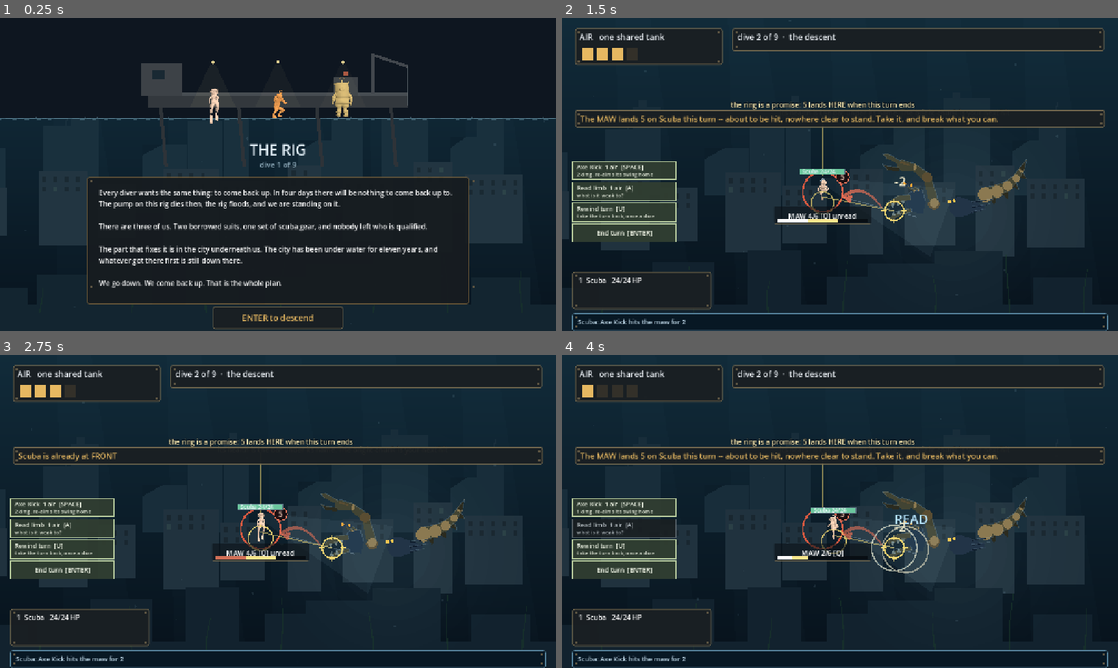
Above: before the commit, frames 1-4 (two rows, left to right).
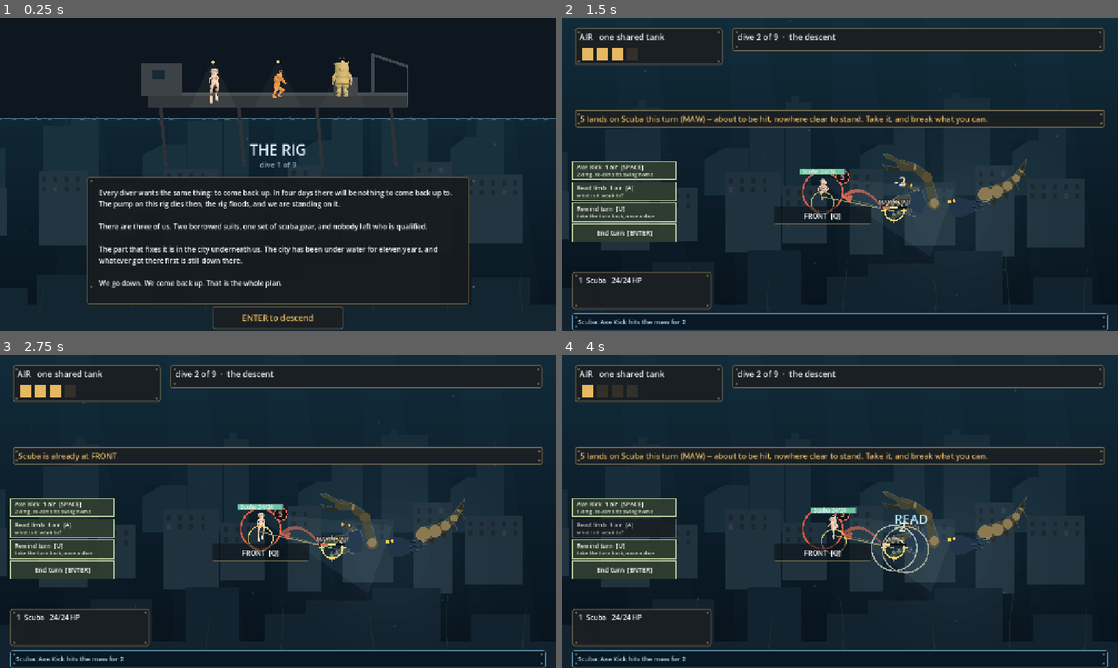
Above: after the commit, the same moments.

Repository: ImmortalDemonGod/salvage
Game: Godot game, scene res://game/main.tscn
Same seed, same stepped clock (60 frames per second), same inputs: the game is played once before the commit and once after it.
Inputs (mouse positions are in pixels of both pictures, inside the frame that each line leads up to):
- Up to frame 1 (0.25 s): no input
- Up to frame 2 (1.5 s): tap Enter at 0.5 s; move the mouse to (962, 158) at 0.52 s; hold Right 0.53-1.25 s; tap 1 at 0.6 s; click (962, 158) at 0.67 s; tap Space at 0.77 s; drag from (728, 190) to (812, 237) at 1.27 s
- Up to frame 3 (2.75 s): move the mouse to (333, 442) at 2.02 s; hold Right from 2.03 s (still down); tap 3 at 2.1 s
- Up to frame 4 (4 s): release Right at 2.75 s; drag from (812, 574) to (673, 464) at 2.77 s; move the mouse to (1006, 558) at 3.52 s; hold A from 3.53 s (still down); tap Q at 3.6 s; tap Space at 3.77 s

The runs differ from the first frame. In frame 1, 0.8% of the frame differs, in the area x 37-64%, y 12-34%; in frame 2, 1.7%, in the area x 3-79%, y 26-66%; in frame 3, 0.8%; in frame 4, 1.6%.

Commit message:
places are plates, wounds are the creature's own, and the voices stop arguing
Round two of the cold reads (19 blockers down from the first round's
field, but real) converged on one semantic flaw: a limb bar at a
station reads as belonging to whoever stands there. Split: the ground
plate now says only WHERE TO STAND (station and key), and the limb's
name, health, preview chunk and discovered trait draw ON the creature
at the limb itself. The rest of the round: the banner speaks the
badge's number (summed incoming, attackers named) so the two can
never disagree; 'nothing to hit here' became 'nothing in reach from
this station' because it sat above three visible limbs; teach lines
hold their tongue while the urgent banner speaks; a downed diver
leaves the board (down means surfaced, and the ghost contradicted the
roster); the windup badge rides clear of nameplates; the way-out label
stops poking out from behind the banner; both lock goals speak the
banner's exact language; the transition card no longer fades in over
the deck's own title; and the squad stands ON the deck.

Diff:
--- a/game/main.gd
+++ b/game/main.gd
@@ -115,6 +115,8 @@
 	_taught[key] = {"t": _clock, "at": anchor, "text": text}
 
 func _draw_teach() -> void:
+	if ui_step != null and ui_step.get_parent().visible:
+		return
 	var df: Font = ThemeDB.fallback_font
 	for key in _taught.keys():
 		var tc: Dictionary = _taught[key]
@@ -771,7 +773,7 @@
 				break
 		if safe_far >= 0 and combat.can_move_now(int(d.id)):
 			_hint_station = safe_far
-			return "Nothing to hit here. Move to the glowing plate (press %s), or click it.%s" % [
+			return "Nothing in reach from this station. Move to the glowing plate (press %s), or click it.%s" % [
 				["Q", "W", "E", "R", "T"][safe_far],
 				" Moving is free." if combat.move_cost(int(d.id)) == 0 else " A second move costs 1 air."]
 		return "Press ENTER to end the turn."
@@ -830,6 +832,21 @@
 # unthreatened, EMPTY and affordable, and an attack is only offered as an
 # alternative if it actually stops the hit.
 func _incoming(d) -> String:
+	var total := 0
+	var who: Array = []
+	for it in combat.locked:
+		if int(combat.limb_stun[int(it.limb)]) > 0 or combat.limb_broken[int(it.limb)]:
+			continue
+		if int(d.station) in it.stations:
+			total += int(it.dmg)
+			var nm := String(combat.LIMB_NAMES[int(it.limb)]).to_upper()
+			if not (nm in who):
+				who.append(nm)
+	if total > 0:
+		return "%d lands on %s this turn (%s)" % [total, d.dname, ", ".join(who)]
+	return _incoming_old(d)
+
+func _incoming_old(d) -> String:
 	for it in combat.intents():
 		if int(combat.limb_stun[int(it.limb)]) > 0 or combat.limb_broken[int(it.limb)]:
 			continue
@@ -944,9 +961,9 @@
 		if run.puzzle.solved():
 			want = "the way out is open"
 		elif run.puzzle.stage == 2:
-			want = "The way out sits above chamber A. Fill A, keep B dry."
+			want = "The way out sits above chamber A. Fill A to the line; B must end dry."
 		else:
-			want = "The way out is above the waterline. Fill the chamber to the top."
+			want = "The way out is above the waterline. Fill the chamber to the line."
 		ui_scene.text = want
 		var vk := ["1", "2", "3", "4"]
 		var labels: Array = []
@@ -1097,7 +1114,7 @@
 		var bgr: ColorRect = mk.get_node("bar_bg")
 		var flr: ColorRect = mk.get_node("bar_fill")
 		var lb0: int = combat.STATION_LIMB[i]
-		var show_bar: bool = lb0 >= 0 and not combat.limb_broken[lb0]
+		var show_bar := false
 		bgr.visible = show_bar
 		flr.visible = show_bar
 		if show_bar:
@@ -1128,31 +1145,12 @@
 		# invisible.
 		var lb: int = combat.STATION_LIMB[i]
 		var lbl: Label = ui_stations[i].get_node("label")
-		if lb < 0:
-			lbl.text = "%s  [%s]" % [Combat.STATION_NAMES[i], String(keys2[i])]
-		elif combat.limb_broken[lb]:
-			lbl.text = "%s BROKEN" % String(combat.LIMB_NAMES[lb]).to_upper()
-		else:
-			var maxhp: int = int((combat.enc.limbs[lb] as Dictionary).hp)
-			# one suffix, not a pile: SHUT outranks the read hint while it
-			# lasts (a stunned limb is not the one you are deciding about),
-			# which is also what keeps the line inside the chip
-			var suffix := ""
-			if int(combat.limb_stun[lb]) > 0:
-				suffix = " SHUT %d" % int(combat.limb_stun[lb])
-			elif not combat.known(lb):
-				suffix = " unread"
-			else:
-				# the read's finding, at the limb it describes, in the
-				# compact form: the far corner panel it replaces made a
-				# reviewer hunt for which limb it meant
-				match combat.trait_of(lb):
-					"brittle": suffix = " x2"
-					"plated": suffix = " armor"
-					"leaking": suffix = " +2 air"
-					"pressurised": suffix = " bursts"
-			lbl.text = "%s %d/%d [%s]%s" % [String(combat.LIMB_NAMES[lb]).to_upper(),
-				int(combat.limb_hp[lb]), maxhp, String(keys2[i]), suffix]
+		# the plate is the STATION: where a diver can stand, and the key
+		# that walks there. The limb's name, health and trait draw on the
+		# creature at the limb itself (_draw_limb_bars): two rounds of
+		# cold reads proved a limb bar at a station reads as belonging to
+		# whoever stands there
+		lbl.text = "%s  [%s]" % [Combat.STATION_NAMES[i], String(keys2[i])]
 	# A cut line must READ as a cut line. This showed "AIR 3 / 3" after the
 	# umbilical rule fired, so the pool and its ceiling shrank together and
 	# the player could not tell anything had been taken from them.
@@ -1547,7 +1545,7 @@
 	# the graduations, so "2 of 3" is countable and not just a bar
 	for m in range(1, cap):
 		var y: float = at.y + tall - tall * (float(m) / float(cap))
-		draw_line(Vector2(at.x, y), Vector2(at.x + 14, y), Color(0.55, 0.66, 0.74), 1.0)
+		draw_line(Vector2(at.x, y), Vector2(at.x + 14, y), Color(0.55, 0.66, 0.74, 0.35), 1.0)
 	var f: Font = ThemeDB.fallback_font
 	# above the tank, clear of the pipes that run below it
 	# under the tank, where nothing else is written
@@ -1569,8 +1567,8 @@
 		var x0: float = at.x + wide * float(i) / 16.0
 		draw_line(Vector2(x0, at.y + 26), Vector2(x0 + wide / 16.0, at.y + 26),
 			Color(0.86, 0.78, 0.42, 0.75), 2.0)
-	draw_string(f, at + Vector2(0, -74), "the way out" + ("  OPEN" if is_open else "  ·  fill to this line"),
-		HORIZONTAL_ALIGNMENT_LEFT, -1, 18, OPEN_C if is_open else Color(0.86, 0.78, 0.42))
+	draw_string(f, at + Vector2(6, 44), "the way out" + ("  OPEN" if is_open else "  ·  fill to this line"),
+		HORIZONTAL_ALIGNMENT_LEFT, -1, 16, OPEN_C if is_open else Color(0.90, 0.82, 0.48))
 
 func _valve_pos(i: int) -> Vector2:
 	var p = run.puzzle
@@ -1637,8 +1635,10 @@
 			Color(0.92, 0.86, 0.60, 0.05 + 0.02 * sin(_clock * 1.7 + lp)))
 	# the squad at stage scale, spaced like a poster, not a chess row
 	for i in range(3):
-		_draw_baked(i, Vector2(dx + 152.0 + float(i) * 148.0, surf - 6.0) + fx.idle(i), 0.26)
+		_draw_baked(i, Vector2(dx + 152.0 + float(i) * 148.0, surf - 52.0) + fx.idle(i), 0.26)
 	var b: Dictionary = run.current()
+	if _dive > 0.0:
+		return
 	var title := String(b.get("title", "")).to_upper()
 	draw_string(f, Vector2(w.x * 0.5 - 300.0, surf + 84.0), title,
 		HORIZONTAL_ALIGNMENT_CENTER, 600.0, 34, Color(0.88, 0.93, 0.96))
@@ -1892,7 +1892,7 @@
 				# it bites where it stands: ring the station instead
 				var rr: float = 56.0 + 5.0 * pulse
 				draw_arc(dst, rr, 0, TAU, 40, Color(0.98, 0.46, 0.34, 0.45 + 0.45 * pulse), 5.0)
-				var pip0: Vector2 = dst + Vector2(46.0, -34.0)
+				var pip0: Vector2 = dst + Vector2(0.0, -64.0)
 				if int(st) in drawn:
 					continue
 				drawn.append(int(st))
@@ -2184,6 +2184,59 @@
 				var th: float = 0.5 + 0.5 * sin(_clock * 3.4)
 				draw_circle(at, 17.0 + 4.0 * th, Color(0.98, 0.70, 0.30, 0.18 + 0.20 * th))
 				draw_circle(at, 8.0, Color(0.98, 0.78, 0.40, 0.55 + 0.30 * th))
+
+# the limb readout lives ON the creature at the limb it describes: name,
+# bar, and the read's finding in compact form. Drawn, not a Control, so
+# it rides the z-order of the board it belongs to.
+func _draw_limb_bars() -> void:
+	var df: Font = ThemeDB.fallback_font
+	for lb in range(combat.limb_hp.size()):
+		var st := -1
+		for s2 in range(5):
+			if combat.STATION_LIMB[s2] == lb:
+				st = s2
+		if st < 0:
+			continue
+		var at: Vector2 = _limb_at(lb)
+		if combat.limb_broken[lb]:
+			draw_string(df, at + Vector2(-34, -14), "BROKEN", HORIZONTAL_ALIGNMENT_LEFT, -1, 13,
+				Color(0.60, 0.66, 0.70, 0.9))
+			continue
+		var mx: float = float(int((combat.enc.limbs[lb] as Dictionary).hp))
+		var fr: float = clampf(float(combat.limb_hp[lb]) / max(1.0, mx), 0.0, 1.0)
+		var suffix := ""
+		if int(combat.limb_stun[lb]) > 0:
+			suffix = "  SHUT %d" % int(combat.limb_stun[lb])
+		elif not combat.known(lb):
+			suffix = "  [A]?"
+		else:
+			match combat.trait_of(lb):
+				"brittle": suffix = "  x2"
+				"plated": suffix = "  armor"
+				"leaking": suffix = "  +2 air"
+				"pressurised": suffix = "  bursts"
+		var label := "%s %d%s" % [String(combat.LIMB_NAMES[lb]).to_upper(), int(combat.limb_hp[lb]), suffix]
+		var tw: float = df.get_string_size(label, HORIZONTAL_ALIGNMENT_LEFT, -1, 13).x
+		var tx: float = clampf(at.x - tw * 0.5, 8.0, 1280.0 - tw - 8.0)
+		for off in [Vector2(1, 1), Vector2(-1, -1)]:
+			draw_string(df, Vector2(tx, at.y - 16.0) + off, label, HORIZONTAL_ALIGNMENT_LEFT, -1, 13,
+				Color(0.02, 0.05, 0.08, 0.9))
+		draw_string(df, Vector2(tx, at.y - 16.0), label, HORIZONTAL_ALIGNMENT_LEFT, -1, 13,
+			Color(0.98, 0.88, 0.82))
+		var bw := 56.0
+		var bx: float = at.x - bw * 0.5
+		draw_rect(Rect2(Vector2(bx - 1, at.y - 11), Vector2(bw + 2, 7)), Color(0.03, 0.05, 0.07, 0.92))
+		var bcol := BAR_LIMB.lerp(Color(1, 1, 1), fx.limb_flash(lb))
+		draw_rect(Rect2(Vector2(bx, at.y - 10), Vector2(bw * fr, 5)), bcol)
+		# the preview chunk: what the selected diver's SPACE would remove
+		var ds = combat.divers[selected]
+		if not ds.down and combat.target_limb(ds) == lb and combat.outcome == "ongoing":
+			var ef: Dictionary = combat.effect_at(ds, 0, combat.tier_for(ds))
+			var would: int = combat._after_trait(lb, int(ef.dmg))
+			if would > 0:
+				var wf: float = clampf(float(would) / max(1.0, mx), 0.0, fr)
+				draw_rect(Rect2(Vector2(bx + bw * (fr - wf), at.y - 10), Vector2(bw * wf, 5)),
+					Color(0.99, 0.90, 0.55))
 
 func _draw_bars() -> void:
 	# The limb bars used to be painted on the board, and the station tags
@@ -2322,10 +2375,8 @@
 	for d in combat.divers:
 		var foot: Vector2 = diver_foot(d) + fx.diver_offset(int(d.id)) + fx.idle(int(d.id))
 		if d.down:
-			# a downed diver stays on the board, held on the last frame of
-			# the damaged clip: "one of my characters is dead" should be
-			# visible as a body, not as an absence
-			_draw_baked(int(d.id), foot, RIG_SCALE, 0.45)
+			# down means surfaced: the roster row says where they went, and
+			# a ghost standing at a station contradicted it in one glance
 			continue
 		_draw_baked(int(d.id), foot, RIG_SCALE)
 	_draw_salvage()
@@ -2335,6 +2386,7 @@
 	_teach_triggers()
 	_draw_teach()
 	_draw_windup()
+	_draw_limb_bars()
 	_draw_bars()
 	_draw_fx()
 	_overlay_dive()
Not shown, added: site/index.apple-touch-icon.png.import
Not shown, added: site/index.icon.png.import
Not shown, added: site/index.png.import
